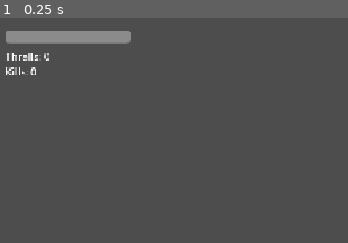
Above: before the commit, frame 1.
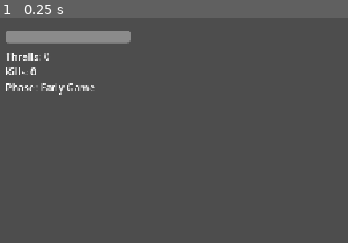
Above: after the commit, the same moment.

Repository: woojjwoo/Riftbound
Game: Godot game, scene res://scenes/main.tscn
Two runs of this game, one before a commit and one after it. Both use one fixed random seed, a clock stepped at 60 frames per second and the inputs below.
Inputs:
- Up to frame 1 (0.25 s): no input
The pictures show only the part of the screen within x 0-50%, y 0-50%; the shares and areas given below are measured in that part.

The runs differ from the first frame. In frame 1, 0.5% of the frame differs, in the area x 1-28%, y 28-35%.

Commit message:
Add game process identification system
Introduce a GameProcess enum to track the current gameplay phase
(Early Game, Mid Game, Boss Fight, Game Over) with automatic
transitions based on kill count and boss spawn events. Display the
current phase in the HUD.

https://claude.ai/code/session_018Duvtt8u5M71E9ABfJQTau

Diff:
--- a/scenes/game_ui.tscn
+++ b/scenes/game_ui.tscn
@@ -27,6 +27,13 @@
 offset_right = 220.0
 offset_bottom = 95.0
 text = "Kills: 0"
+
+[node name="ProcessLabel" type="Label" parent="."]
+offset_left = 20.0
+offset_top = 100.0
+offset_right = 220.0
+offset_bottom = 120.0
+text = "Phase: Early Game"
 
 [node name="AriseLabel" type="Label" parent="."]
 offset_left = 490.0
--- a/scripts/enemy_spawner.gd
+++ b/scripts/enemy_spawner.gd
@@ -80,6 +80,7 @@
 	var boss := boss_scene.instantiate()
 	boss.global_position = get_spawn_position()
 	get_tree().current_scene.add_child(boss)
+	Game.on_boss_spawned()
 
 func get_spawn_position() -> Vector2:
 	var angle := randf() * TAU
--- a/scripts/game_manager.gd
+++ b/scripts/game_manager.gd
@@ -2,24 +2,43 @@
 
 ## Global game state. Autoloaded as "Game".
 
+## Represents the current phase of gameplay.
+enum GameProcess {
+	INITIALIZING,  ## Game is loading/setting up.
+	EARLY_GAME,    ## First wave of enemies (kills < 10).
+	MID_GAME,      ## Mixed enemy types (kills 10-19).
+	BOSS_FIGHT,    ## Boss has spawned (kills >= 20).
+	GAME_OVER,     ## Player has died.
+}
+
 var thrall_count: int = 0
 var kill_count: int = 0
 var is_game_over: bool = false
+var current_process: GameProcess = GameProcess.INITIALIZING
 
 signal thrall_gained
 signal enemy_killed
 signal game_over
+signal process_changed(new_process: GameProcess)
+
+func _ready() -> void:
+	_set_process(GameProcess.EARLY_GAME)
 
 func on_enemy_killed() -> void:
 	kill_count += 1
 	enemy_killed.emit()
+	_update_process()
 
 func on_thrall_gained() -> void:
 	thrall_count += 1
 	thrall_gained.emit()
 
+func on_boss_spawned() -> void:
+	_set_process(GameProcess.BOSS_FIGHT)
+
 func trigger_game_over() -> void:
 	is_game_over = true
+	_set_process(GameProcess.GAME_OVER)
 	get_tree().paused = true
 	game_over.emit()
 
@@ -27,5 +46,35 @@
 	is_game_over = false
 	thrall_count = 0
 	kill_count = 0
+	current_process = GameProcess.EARLY_GAME
 	get_tree().paused = false
 	get_tree().reload_current_scene()
+
+func get_process_name() -> String:
+	match current_process:
+		GameProcess.INITIALIZING:
+			return "Initializing"
+		GameProcess.EARLY_GAME:
+			return "Early Game"
+		GameProcess.MID_GAME:
+			return "Mid Game"
+		GameProcess.BOSS_FIGHT:
+			return "Boss Fight"
+		GameProcess.GAME_OVER:
+			return "Game Over"
+	return "Unknown"
+
+func _update_process() -> void:
+	if is_game_over:
+		return
+	# Boss fight takes priority — once boss spawns, stay in that phase
+	if current_process == GameProcess.BOSS_FIGHT:
+		return
+	if kill_count >= 10:
+		_set_process(GameProcess.MID_GAME)
+
+func _set_process(new_process: GameProcess) -> void:
+	if current_process == new_process:
+		return
+	current_process = new_process
+	process_changed.emit(new_process)
--- a/scripts/game_ui.gd
+++ b/scripts/game_ui.gd
@@ -5,6 +5,7 @@
 @onready var health_bar: ProgressBar = $HealthBar
 @onready var thrall_label: Label = $ThrallLabel
 @onready var kill_label: Label = $KillLabel
+@onready var process_label: Label = $ProcessLabel
 @onready var game_over_panel: Panel = $GameOverPanel
 @onready var game_over_stats: Label = $GameOverPanel/StatsLabel
 @onready var restart_button: Button = $GameOverPanel/RestartButton
@@ -32,6 +33,7 @@
 func _process(delta: float) -> void:
 	thrall_label.text = "Thralls: %d" % Game.thrall_count
 	kill_label.text = "Kills: %d" % Game.kill_count
+	process_label.text = "Phase: %s" % Game.get_process_name()
 
 	# Arise flash text
 	if arise_timer > 0.0:
